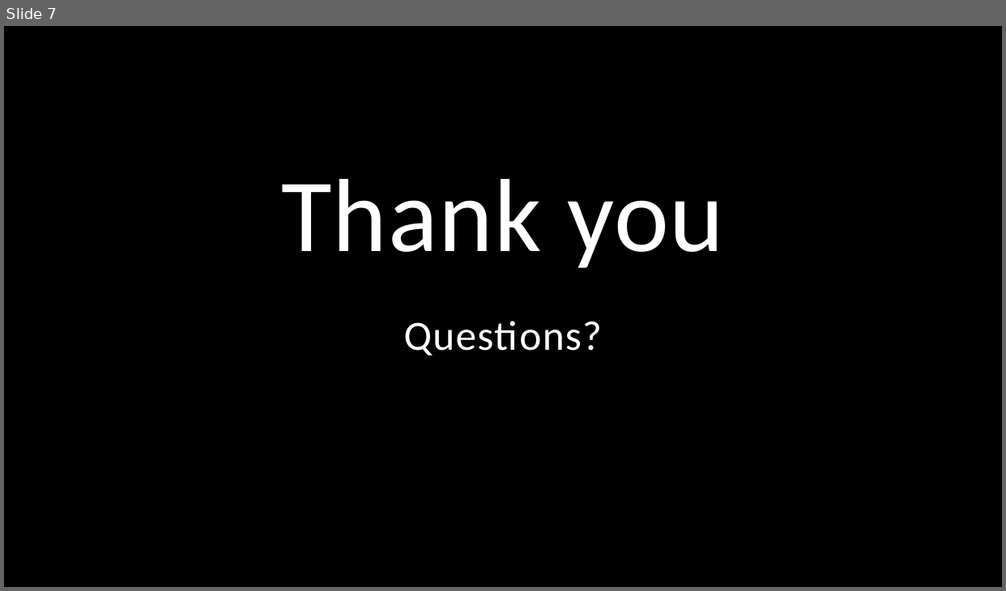
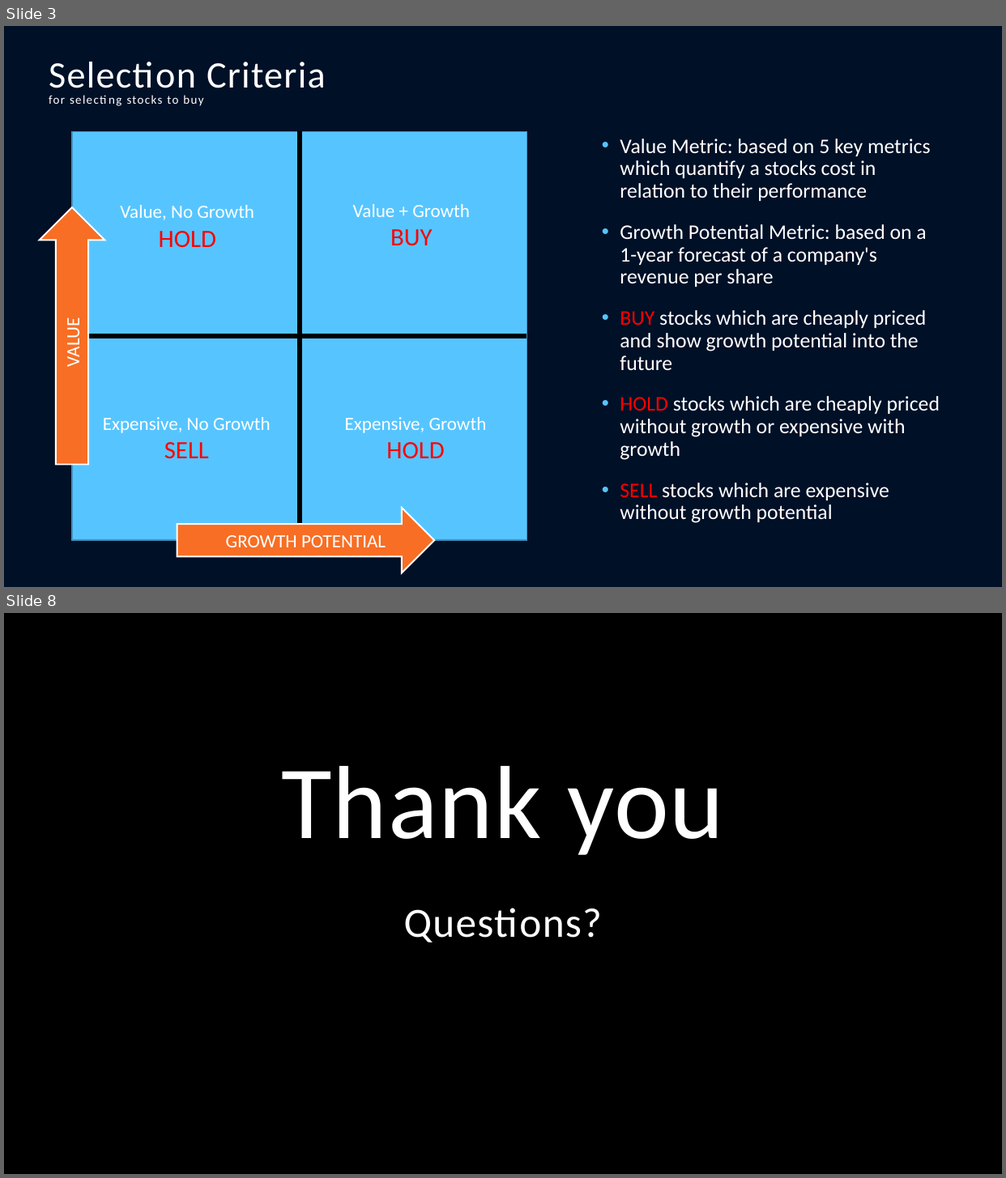
Before and after one commit to bentson1187/dsc-phase-4-project, a slide deck: Stakeholder Presentation.pptx. Shown one above the other, each under a label of ours: slide 7 before the commit, slides 3 and 8 after it; the slides between them are not shown. The pictures are 1006x591 and 1006x1178 pixels, drawn with LibreOffice and Linux fonts; fonts in the diff are those of the drawing; background and template pictures are left out. Boxes give left, top, right and bottom in pixels: in the first picture for what was removed or moved away, otherwise in the second. Text is boxed around its words. In the diff, an @@ line names an element or a change of style, - is before the commit and + after.

```diff
--- a/Stakeholder Presentation.pptx
+++ b/Stakeholder Presentation.pptx
@@ slide 3 added at (4,26,1002,587), background #001027 @@
@@ text added at (49,62,326,106), 11.7 pt, text #FFFFFF @@
+Selection Criteria
+for selecting stocks to buy
@@ rectangle added at (72,131,526,540), fill #56C5FF, outline #4092BD 1 pt @@
@@ line added from (300, 131) to (300, 540), #000000 4.5 pt @@
@@ text added at (620,139,940,523), 20 pt, text #FFFFFF @@
+• Value Metric: based on 5 key metrics which quantify a stocks cost in relation to their performance
+• Growth Potential Metric: based on a 1-year forecast of a company's revenue per share
+• BUY stocks which are cheaply priced and show growth potential into the future
+• HOLD stocks which are cheaply priced without growth or expensive with growth
+• SELL stocks which are expensive without growth potential
@@ right arrow added at (40,207,104,465), fill #F86E24, outline #FFFFFF 1.5 pt @@
@@ text added at (120,205,254,248), 18 pt, text #FFFFFF @@
+Value, No Growth
+HOLD
@@ text added at (353,204,470,246), 18 pt, text #FFFFFF @@
+Value + Growth
+BUY
@@ text added at (62,322,84,365), 18 pt, text #FFFFFF @@
+VALUE
@@ line added from (526, 336) to (72, 336), #000000 4.5 pt @@
@@ text added at (103,417,270,459), 18 pt, text #FFFFFF @@
+Expensive, No Growth
+SELL
@@ text added at (345,417,487,459), 18 pt, text #FFFFFF @@
+Expensive, Growth
+HOLD
@@ right arrow added at (177,508,434,574), fill #F86E24, outline #FFFFFF 1.5 pt @@
@@ text added at (226,535,386,548), 18 pt, text #FFFFFF @@
+GROWTH POTENTIAL
@@ what was slide 7 is now slide 8 @@
```
Also in this commit, not shown: 6 slides changed.
